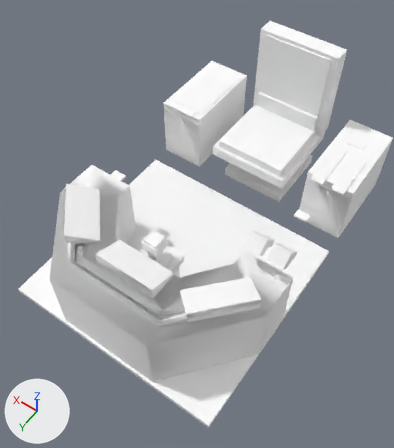
The OBJ model src/main/resources/assets/vandorlabs/models/block/cockpits/cockpit/high.obj: old version first, new version second.
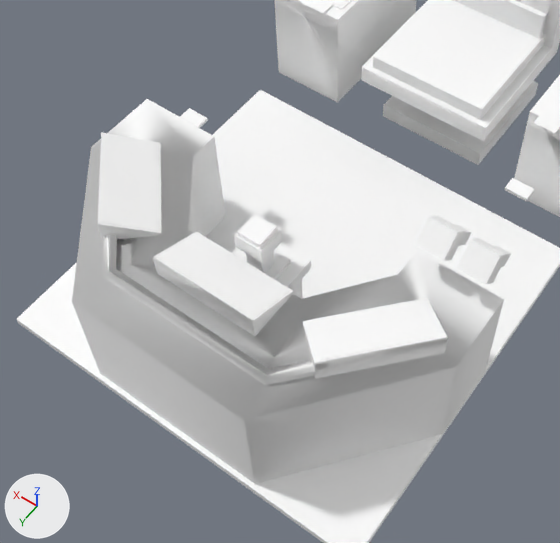
Each version is shown whole from a 50 mm camera at (-0.66, 2.06, 4.04) aimed at (0.97, -0.22, 0.45), then close up on the part from 2% to 82% of the width and 24% to 93% of the height. Arrows for +X, +Y and +Z are at lower left; the lights stay in place. The first two pictures are the older version. Where no turn or scale is listed for an object, it has been applied to the vertices. Vertices at exactly the same position are counted once.

In view in the first close-up: 'high'.
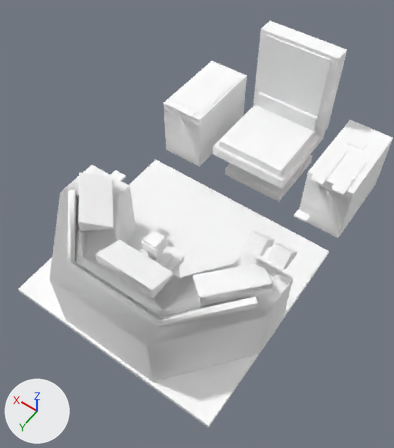
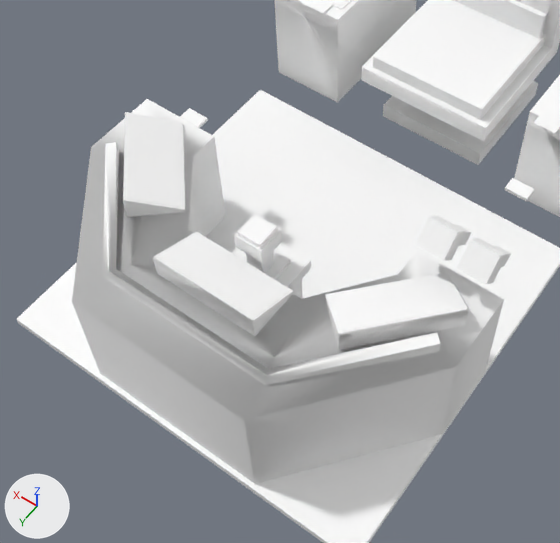
Where the change shows, as pixel boxes [x1, y1, x2, y2] in the close-ups (560 x 543 px; the box of a moved part takes in the faces that stretch with it):
part 1 of me_high, moved or reshaped
    before: [302, 298, 447, 379]
    after: [325, 272, 468, 350]
part 2 of me_high, moved or reshaped
    before: [306, 300, 444, 360]
    after: [328, 274, 464, 331]
part 3 of me_high, moved or reshaped
    before: [97, 132, 161, 241]
    after: [123, 112, 185, 217]
part 4 of me_high, moved or reshaped
    before: [101, 134, 159, 231]
    after: [126, 114, 183, 207]

Edits to the bpy script that builds the scene:
```text
Change me_high:
    where me_high.from_pydata(...)  # 430 vertices, 351 faces; spans x 0.02..1.98, y -1.92..0.97, z -0.07..1.33
    used by ob_high; location = (0.0, 0.0, 0.0)
    me_high part 1: the loose piece of 12 vertices spanning x 0.08..0.62, y 0.09..0.65, z 0.66..0.78 is moved by (0.0, -0.16, 0.0)
    me_high part 2: the loose piece of 8 vertices spanning x 0.1..0.61, y 0.11..0.63, z 0.68..0.77 is moved by (0.0, -0.16, 0.0)
    me_high part 3: the loose piece of 12 vertices spanning x 1.38..1.92, y 0.09..0.65, z 0.66..0.78 is moved by (0.0, -0.16, 0.0)
    me_high part 4: the loose piece of 8 vertices spanning x 1.39..1.9, y 0.11..0.63, z 0.68..0.77 is moved by (0.0, -0.16, 0.0)
```
